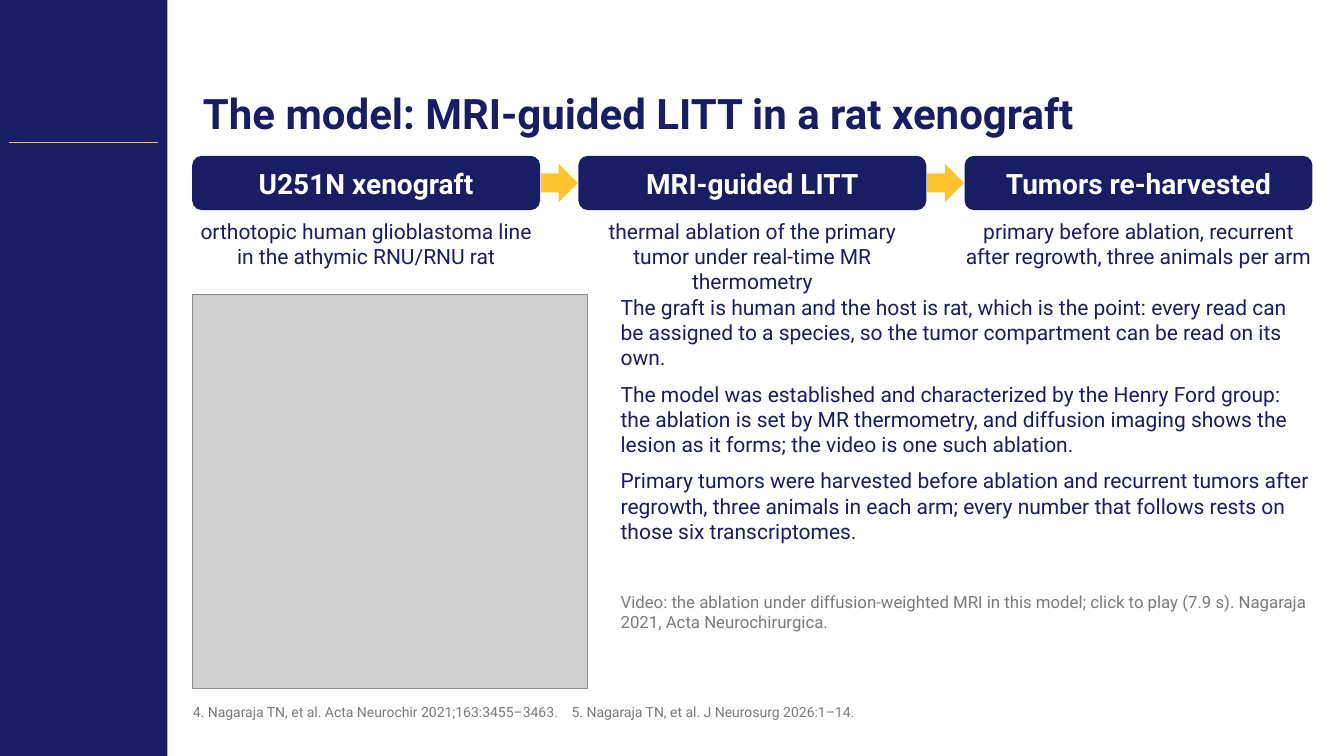
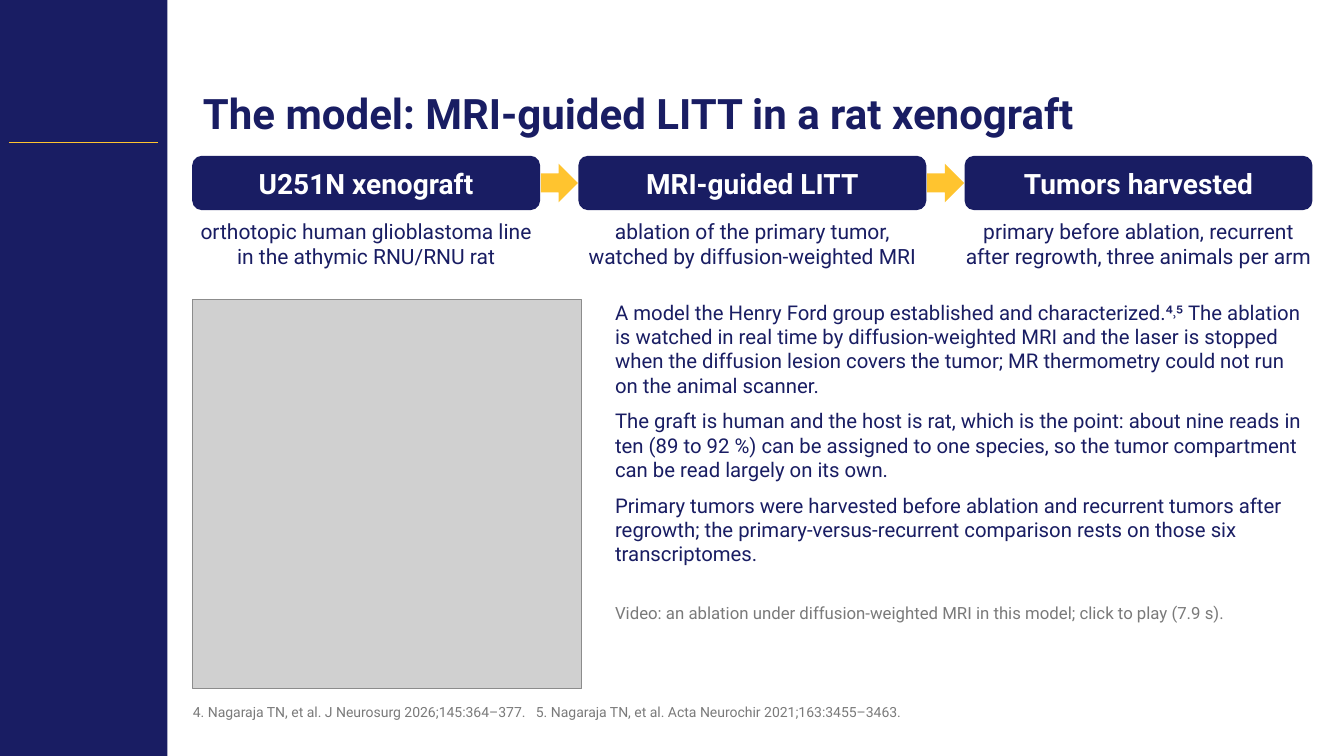
Before and after one commit to Gregory-Schwing-MD-PhD/u251-xenograft-rat-RNASeq-study, a slide deck: slide 5 of SLIDES/CNS2026_Schwing_Abstract418_CNStemplate.pptx. Drawn at 1344x756 pixels with LibreOffice and Linux fonts; fonts in the diff are those of the drawing; grey boxes stand for pictures; background and template pictures are left out. Boxes give left, top, right and bottom in pixels: in the first picture for what was removed or moved away, otherwise in the second. Text is boxed around its words. In the diff, an @@ line names an element or a change of style, - is before the commit and + after.

```diff
--- a/SLIDES/CNS2026_Schwing_Abstract418_CNStemplate.pptx
+++ b/SLIDES/CNS2026_Schwing_Abstract418_CNStemplate.pptx
@@ text in rounded rectangle at (1024, 173, 1253, 195): text changed @@
-Tumors re-harvested
+Tumors harvested
@@ text at (589, 223, 916, 269): text changed @@
-thermal ablation of the primary tumor under real-time MR thermometry
+ablation of the primary tumor, watched by diffusion-weighted MRI
@@ picture: place and size @@
-picture at (193, 294, 588, 690)
+picture at (193, 299, 582, 689)
@@ text at (615, 304, 1301, 565): text changed; size 15 to 14.5 pt @@
-The graft is human and the host is rat, which is the point: every read can be assigned to a species, so the tumor compartment can be read on its own.
-The model was established and characterized by the Henry Ford group: the ablation is set by MR thermometry, and diffusion imaging shows the lesion as it forms; the video is one such ablation.
-Primary tumors were harvested before ablation and recurrent tumors after regrowth, three animals in each arm; every number that follows rests on those six transcriptomes.
+A model the Henry Ford group established and characterized.⁴˒⁵ The ablation is watched in real time by diffusion-weighted MRI and the laser is stopped when the diffusion lesion covers the tumor; MR thermometry could not run on the animal scanner.
+The graft is human and the host is rat, which is the point: about nine reads in ten (89 to 92 %) can be assigned to one species, so the tumor compartment can be read largely on its own.
+Primary tumors were harvested before ablation and recurrent tumors after regrowth; the primary-versus-recurrent comparison rests on those six transcriptomes.
@@ text at (615, 606, 1224, 623): text changed @@
-Video: the ablation under diffusion-weighted MRI in this model; click to play (7.9 s). Nagaraja 2021, Acta Neurochirurgica.
+Video: an ablation under diffusion-weighted MRI in this model; click to play (7.9 s).
@@ text at (193, 706, 901, 720): text changed @@
-4. Nagaraja TN, et al. Acta Neurochir 2021;163:3455–3463. 5. Nagaraja TN, et al. J Neurosurg 2026:1–14.
+4. Nagaraja TN, et al. J Neurosurg 2026;145:364–377. 5. Nagaraja TN, et al. Acta Neurochir 2021;163:3455–3463.
```
Also in this commit, not shown: 16 other slides changed, 7 slides added, 1 slide removed, 51 other files.
